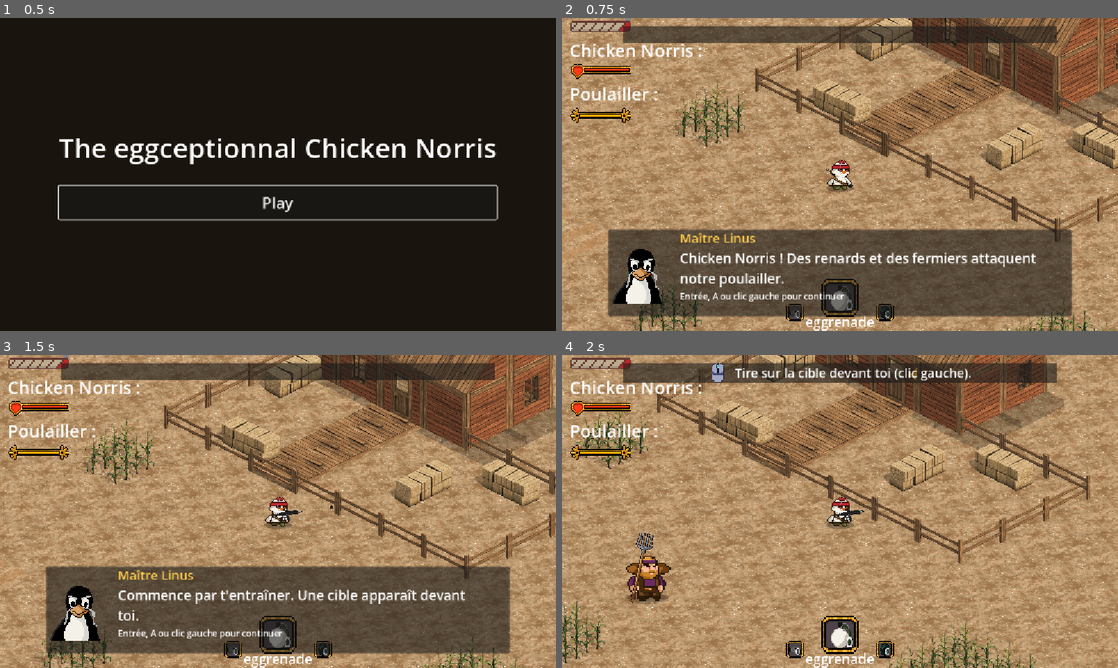
Above: before the commit, frames 1-4 (two rows, left to right).
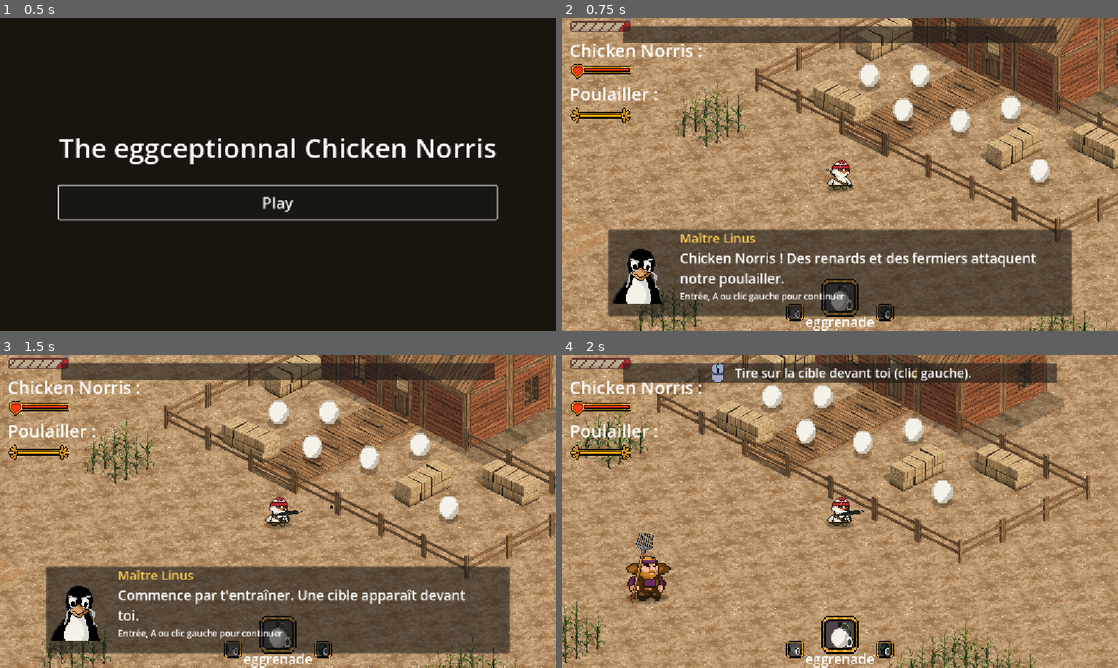
Above: after the commit, the same moments.

Repository: Xuniy/EpicFails_ezwinGameJam
Game: Godot game, scene res://scences/title_screen.tscn
Two runs of this game, one before a commit and one after it. Both use one fixed random seed, a clock stepped at 60 frames per second and the inputs below.
Inputs (mouse positions are in pixels of both pictures, inside the frame that each line leads up to):
- Up to frame 1 (0.5 s): no input
- Up to frame 2 (0.75 s): click "Play" at 0.5 s
- Up to frame 3 (1.5 s): tap Enter at 1.25 s; move the mouse to (400, 495) at 1.27 s; hold D (droite) from 1.28 s (still down); tap 1 at 1.35 s; click (400, 495) at 1.42 s
- Up to frame 4 (2 s): keep holding D (droite); tap Space at 1.52 s

Frame 1 is identical in both runs. In frame 2, 1.7% of the frame differs, in the area x 53-88%, y 14-54%; in frame 3, 1.7%; in frame 4, 1.7%.

Commit message:
rajout tuto et autres fixs

Diff:
--- a/scences/poulailler.tscn
+++ b/scences/poulailler.tscn
@@ -6,7 +6,9 @@
 [ext_resource type="TileSet" uid="uid://ds2qfyqmnuk61" path="res://assets/kenney_farm/tilesets/planchers.tres" id="3_2yv8w"]
 [ext_resource type="TileSet" uid="uid://cpq6m17ueyj71" path="res://assets/kenney_farm/tilesets/clotures.tres" id="4_2yv8w"]
 [ext_resource type="TileSet" uid="uid://5e3hyplvilt5" path="res://assets/kenney_farm/tilesets/toits.tres" id="7_68g2c"]
+[ext_resource type="Texture2D" uid="uid://cjhf3gwa3wqw0" path="res://assets/seggs.png" id="8_av1cu"]
 [ext_resource type="TileSet" uid="uid://hqwkeehsr0es" path="res://assets/kenney_farm/tilesets/decors.tres" id="8_w5dx3"]
+[ext_resource type="Texture2D" uid="uid://bnabcgkgsuvtn" path="res://assets/ombre.svg" id="9_s00oa"]
 
 [node name="poulailler" type="StaticBody2D" unique_id=1441661232]
 editor_description = "Poulailler a proteger. Les TileMapLayer composent le batiment et son enclos. La collision suit uniquement le batiment ; les clotures restent decoratives."
@@ -58,7 +60,7 @@
 tile_map_data = PackedByteArray("AAD+/wMAAAABAAIAAAD//wMAAAABAAIAAAACAAMAAAABAAIAAAACAAEAAAACAAIAAAADAAMAAAABAAIAAAADAAEAAAACAAIAAAAEAAMAAAABAAIAAAAEAAEAAAACAAIAAAAAAAMAAAABAAIAAAABAAMAAAABAAIAAAA=")
 tile_set = ExtResource("4_2yv8w")
 
-[node name="Batiment" type="Node2D" parent="Ferme"]
+[node name="Batiment" type="Node2D" parent="Ferme" unique_id=437891209]
 editor_description = "Les murs, pignons et toits deviennent transparents lorsqu'un personnage passe dans ZoneTransparence."
 y_sort_enabled = true
 
@@ -128,11 +130,89 @@
 position = Vector2(9, -9.399994)
 polygon = PackedVector2Array(-99, -126.399994, 260, 45, 103, 131.6, 370, 275, 80, 402, -533, 80.600006)
 
-[node name="ZoneTransparence" type="Area2D" parent="."]
+[node name="ZoneTransparence" type="Area2D" parent="." unique_id=960390021]
 editor_description = "Zone couverte par le toit et les murs a l'arriere du poulailler. Detecte le joueur (couche 1) et les ennemis (couche 2)."
 collision_layer = 0
 collision_mask = 3
 monitorable = false
 
-[node name="CollisionPolygon2D" type="CollisionPolygon2D" parent="ZoneTransparence"]
+[node name="CollisionPolygon2D" type="CollisionPolygon2D" parent="ZoneTransparence" unique_id=1094965082]
 polygon = PackedVector2Array(-180, -320, 285, -88, 285, 48, -90, -134, -285, -36, -285, -164)
+
+[node name="Sprite2D" type="Sprite2D" parent="." unique_id=889476203]
+position = Vector2(-300, 56.600006)
+scale = Vector2(3, 3)
+texture = ExtResource("8_av1cu")
+
+[node name="Ombre" type="Sprite2D" parent="Sprite2D" unique_id=1277463273]
+self_modulate = Color(1, 1, 1, 0.3)
+z_index = -2
+texture_filter = 1
+position = Vector2(-0.33333302, 7.6666665)
+scale = Vector2(0.54166675, 1)
+texture = ExtResource("9_s00oa")
+
+[node name="Sprite2D6" type="Sprite2D" parent="." unique_id=849545643]
+position = Vector2(53, 253.6)
+scale = Vector2(3, 3)
+texture = ExtResource("8_av1cu")
+
+[node name="Ombre" type="Sprite2D" parent="Sprite2D6" unique_id=2002303891]
+self_modulate = Color(1, 1, 1, 0.3)
+z_index = -2
+texture_filter = 1
+position = Vector2(-4.7683716e-07, 7.333333)
+scale = Vector2(0.5, 1)
+texture = ExtResource("9_s00oa")
+
+[node name="Sprite2D5" type="Sprite2D" parent="." unique_id=831365655]
+position = Vector2(-112, 151.6)
+scale = Vector2(3, 3)
+texture = ExtResource("8_av1cu")
+
+[node name="Ombre" type="Sprite2D" parent="Sprite2D5" unique_id=1285172769]
+self_modulate = Color(1, 1, 1, 0.3)
+z_index = -2
+texture_filter = 1
+position = Vector2(-0.33333397, 7.6666665)
+scale = Vector2(0.46875, 1)
+texture = ExtResource("9_s00oa")
+
+[node name="Sprite2D4" type="Sprite2D" parent="." unique_id=576167155]
+position = Vector2(-195, 56.600006)
+scale = Vector2(3, 3)
+texture = ExtResource("8_av1cu")
+
+[node name="Ombre" type="Sprite2D" parent="Sprite2D4" unique_id=1370658085]
+self_modulate = Color(1, 1, 1, 0.3)
+z_index = -2
+texture_filter = 1
+position = Vector2(0.99999994, 6.666666)
+scale = Vector2(0.53125, 1)
+texture = ExtResource("9_s00oa")
+
+[node name="Sprite2D2" type="Sprite2D" parent="." unique_id=2030727246]
+position = Vector2(-7, 124.600006)
+scale = Vector2(3, 3)
+texture = ExtResource("8_av1cu")
+
+[node name="Ombre" type="Sprite2D" parent="Sprite2D2" unique_id=1039538785]
+self_modulate = Color(1, 1, 1, 0.3)
+z_index = -2
+texture_filter = 1
+position = Vector2(-0.33333302, 7.3333325)
+scale = Vector2(0.53125, 1)
+texture = ExtResource("9_s00oa")
+
+[node name="Sprite2D3" type="Sprite2D" parent="." unique_id=1769319670]
+position = Vector2(-230, 128.6)
+scale = Vector2(3, 3)
+texture = ExtResource("8_av1cu")
+
+[node name="Ombre" type="Sprite2D" parent="Sprite2D3" unique_id=159518531]
+self_modulate = Color(1, 1, 1, 0.3)
+z_index = -2
+texture_filter = 1
+position = Vector2(-0.33333302, 7.9999995)
+scale = Vector2(0.5, 1)
+texture = ExtResource("9_s00oa")
Binary file added: assets/seggs.png
Not shown, added: assets/seggs.png.import
Not shown, added: assets/tutoriel/master_linus.png.import
Not shown, added: assets/tutoriel/mouse.png.import
Not shown, added: assets/tutoriel/xbox_a.png.import
Not shown, added: assets/tutoriel/xbox_b.png.import
Not shown, added: assets/tutoriel/xbox_lb.png.import
Not shown, added: assets/tutoriel/xbox_lt.png.import
Not shown, added: assets/tutoriel/xbox_rb.png.import
Not shown, added: assets/tutoriel/xbox_rt.png.import
Not shown, added: assets/tutoriel/xbox_x.png.import
Not shown, added: assets/tutoriel/xbox_y.png.import
(and 2 more such lines)
